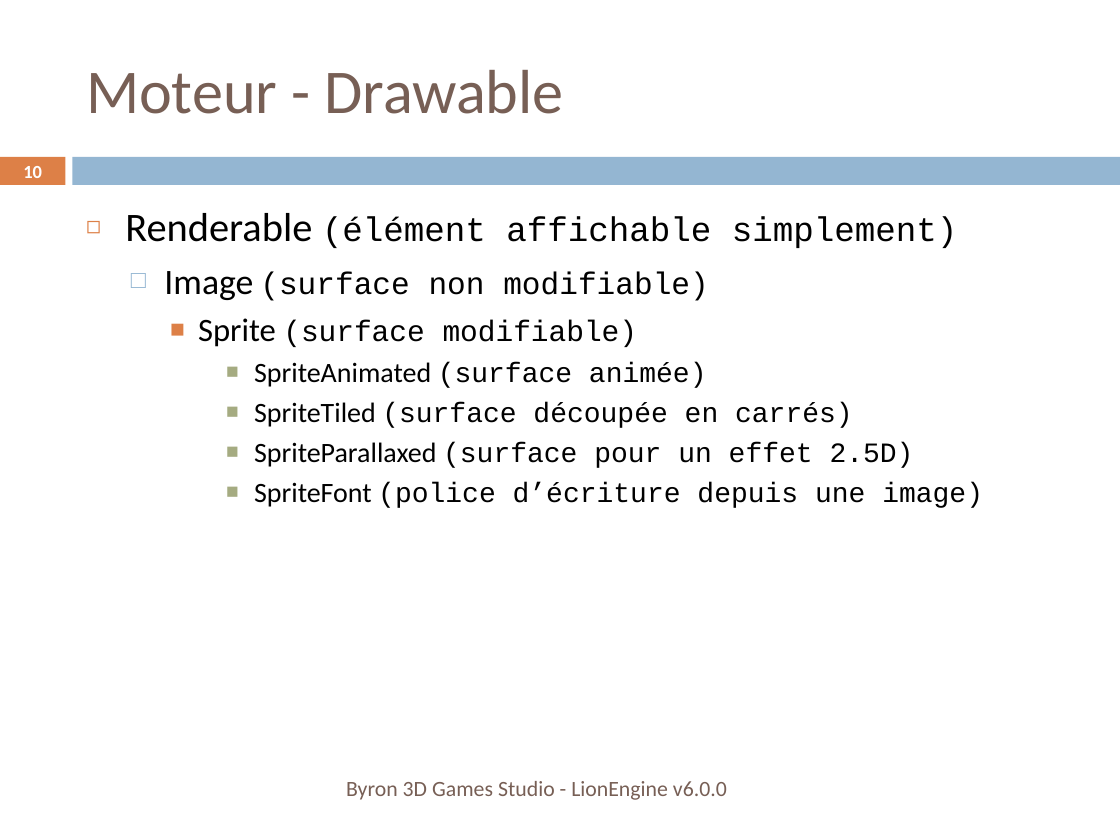
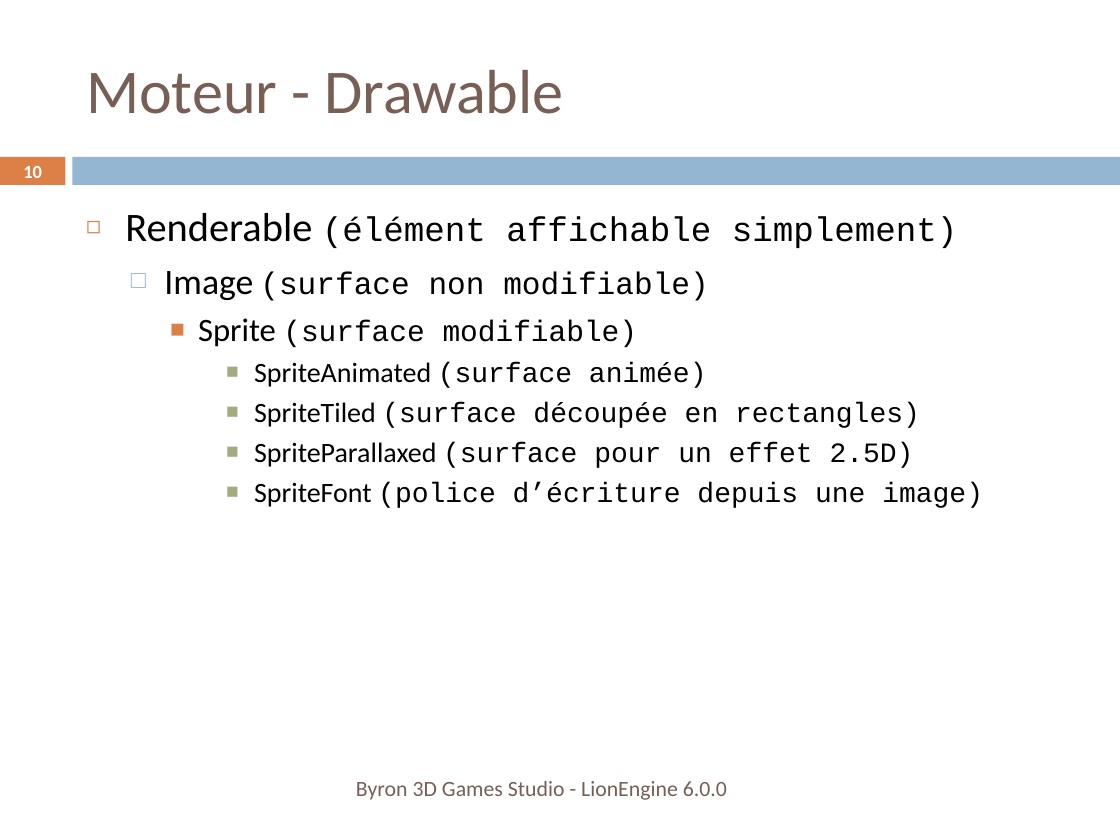
Before and after one commit to b3dgs/lionengine, a slide deck: slide 10 of doc/src/lionengine.pptx. Drawn at 1120x840 pixels with LibreOffice and Linux fonts; fonts in the diff are those of the drawing. Boxes give left, top, right and bottom in pixels: in the first picture for what was removed or moved away, otherwise in the second. Text is boxed around its words. In the diff, an @@ line names an element or a change of style, - is before the commit and + after.

```diff
--- a/doc/src/lionengine.pptx
+++ b/doc/src/lionengine.pptx
@@ text at (254,402,920,428): text changed @@
-      ■ SpriteTiled (surface découpée en carrés)
+      ■ SpriteTiled (surface découpée en rectangles)
@@ text at (356,781,727,800): text changed @@
-Byron 3D Games Studio - LionEngine v6.0.0
+Byron 3D Games Studio - LionEngine 6.0.0
```
Also in this commit, not shown: 45 other slides changed, 12 other files.
